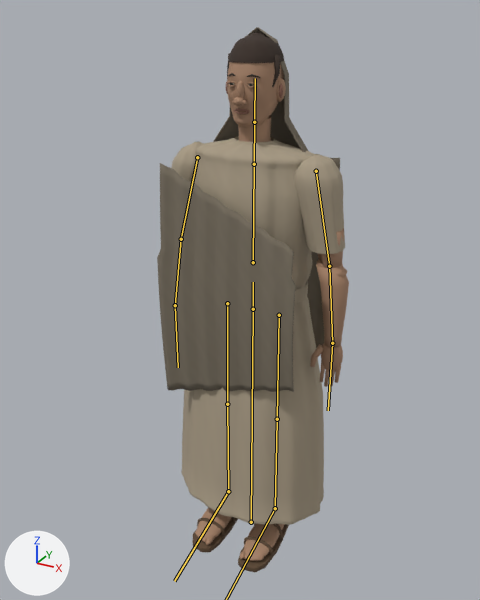
The glTF model public/models/wilderness-woman.glb as it was, and as the next commit left it.
The view is the same before and after, from a 50 mm camera at (0.87, -1.666, 1.697) aimed at (0.001, -0.085, 0.907). Arrows for +X, +Y and +Z are at lower left; the lights stay in place. The picture after the commit comes second. The bones that bend it are drawn over the model as lines.

The first picture shows 'hair-surface.005', 'iris-surface.005', 'leather-surface.005', 'lip-surface.005', 'skin-surface.005', 'wilderness-tunic-cloth-surface.001', 'wilderness-wool-cloth-surface.001'.
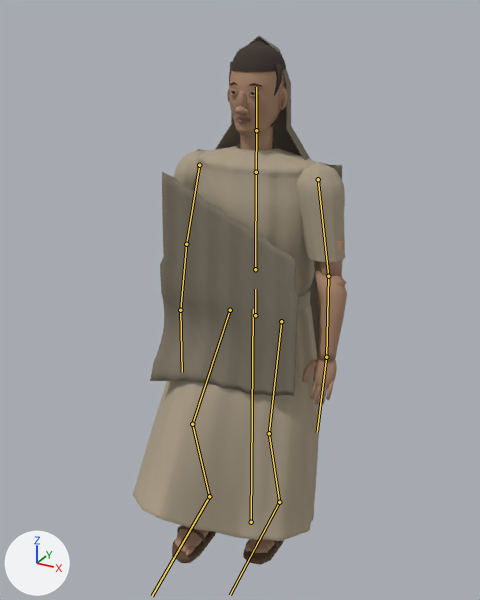
The newer file adds an action. The first version stands in its rest pose; the second is drawn at frame 7 of the action 'StartWalk'.

What the commit changed:
Bone 'hips' (bone_hips) moves from (0.0, 0.0, 0.0) to (0.009, -0.02, 0.0).
Bone 'armL' (bone_arml) turns from (0, 0, 0) to (4, -1, -1) degrees about its own x, y and z.
Bone 'forearmL' (bone_forearml) turns from (0, 0, 0) to (-5, 1, 1) degrees about its own x, y and z.
Bone 'armR' (bone_armr) turns from (0, 0, 0) to (-5, -1, -1) degrees about its own x, y and z.
Bone 'forearmR' (bone_forearmr) turns from (0, 0, 0) to (-5, -1, -1) degrees about its own x, y and z.
Bone 'thighL' (bone_thighl) turns from (0, 0, 0) to (-38, 1, 1) degrees about its own x, y and z.
Bone 'shinL' (bone_shinl) turns from (0, 0, 0) to (53, 0, 0) degrees about its own x, y and z.
Bone 'footL' (bone_footl) turns from (0, 0, 0) to (-12, 1, 0) degrees about its own x, y and z.
Bone 'thighR' (bone_thighr) turns from (0, 0, 0) to (-11, 0, 1) degrees about its own x, y and z.
Bone 'shinR' (bone_shinr) turns from (0, 0, 0) to (26, 0, 0) degrees about its own x, y and z.
Bone 'footR' (bone_footr) turns from (0, 0, 0) to (-16, 0, 0) degrees about its own x, y and z.

Pixel boxes [x1, y1, x2, y2] of what changed, in the pictures (480 x 600 px):
'wilderness-tunic-cloth-surface.001', posed (22% wider): before [171, 136, 345, 525]; after [133, 144, 345, 541]
'wilderness-wool-cloth-surface.001', posed: before [157, 27, 340, 392]; after [150, 36, 342, 396]
'skin-surface.005', posed: before [195, 62, 349, 561]; after [175, 70, 347, 556]
'hair-surface.005', posed: before [227, 32, 284, 87]; after [229, 41, 286, 96]
'leather-surface.005', posed: before [192, 517, 289, 572]; after [172, 526, 284, 565]
'lip-surface.005', posed: before [226, 82, 283, 115]; after [227, 90, 285, 123]
bone 'hips', root to tip: before (253, 309) to (253, 282); after (255, 315) to (255, 289)
bone 'armL', root to tip: before (197, 157) to (181, 239); after (199, 165) to (186, 244)
bone 'forearmL', root to tip: before (181, 239) to (175, 305); after (186, 244) to (180, 310)
bone 'armR', root to tip: before (316, 171) to (329, 266); after (318, 179) to (328, 276)
bone 'forearmR', root to tip: before (329, 266) to (332, 343); after (328, 276) to (326, 357)
bone 'thighL', root to tip: before (227, 303) to (227, 404); after (230, 310) to (192, 424)
bone 'shinL', root to tip: before (227, 404) to (228, 491); after (192, 424) to (209, 496)
bone 'footL', root to tip: before (228, 491) to (174, 581); after (209, 496) to (152, 596)
bone 'thighR', root to tip: before (279, 315) to (277, 419); after (281, 321) to (269, 433)
bone 'shinR', root to tip: before (277, 419) to (275, 508); after (269, 433) to (279, 502)
